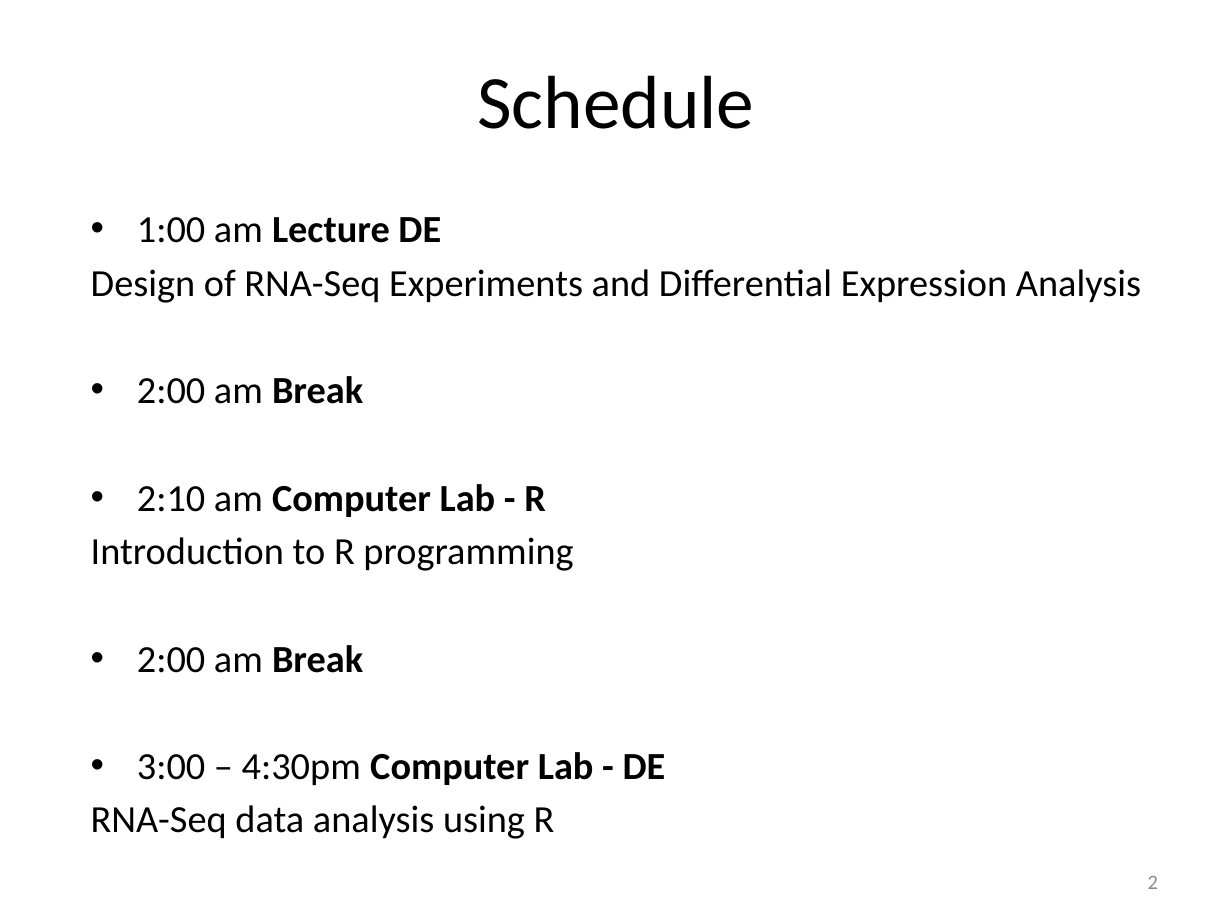
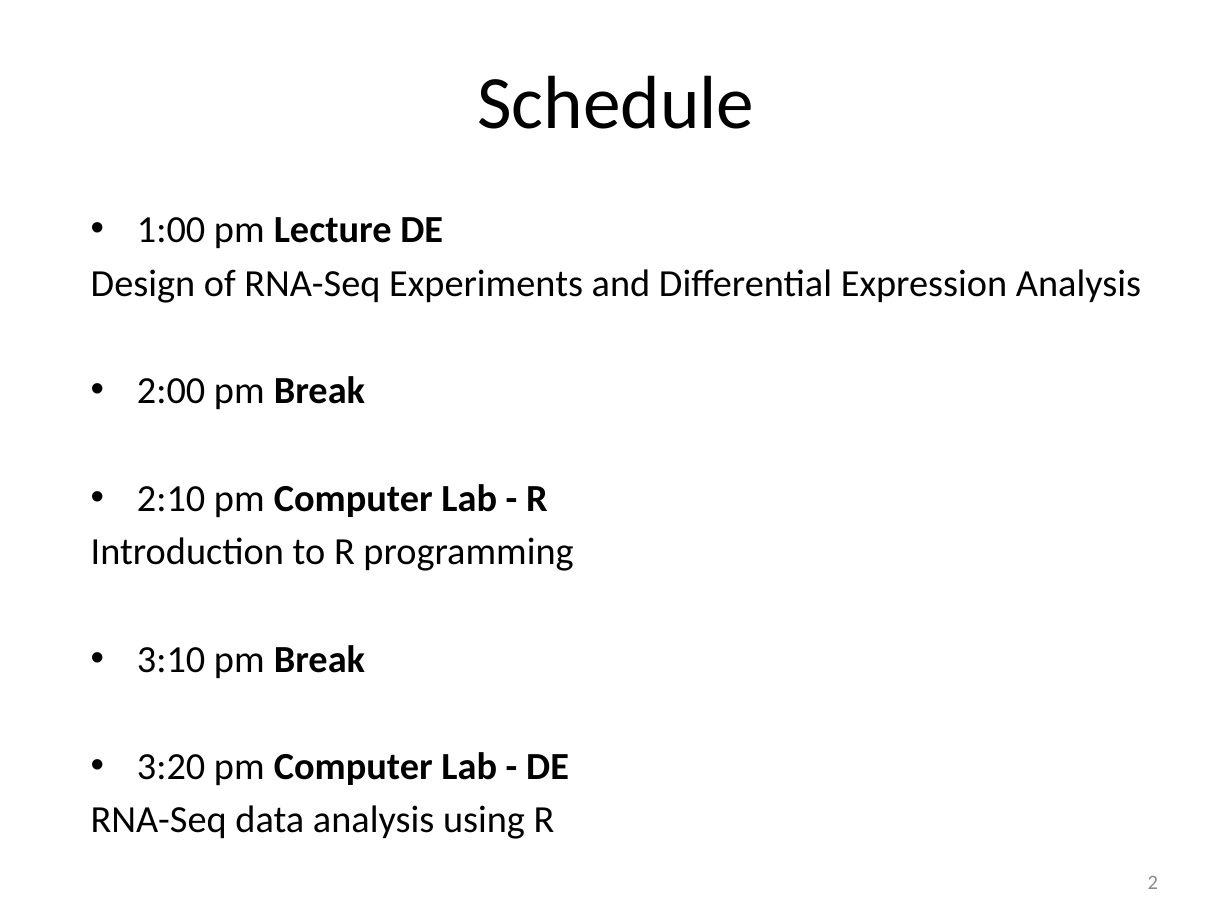
Before and after one commit to liu3zhenlab/teaching, a slide deck: slide 2 of RNA-Seq-Workshop/2024/lectures/DE-lecture_2024.pptx. Drawn at 1232x924 pixels with LibreOffice and Linux fonts; fonts in the diff are those of the drawing. Boxes give left, top, right and bottom in pixels: in the first picture for what was removed or moved away, otherwise in the second. Text is boxed around its words. In the diff, an @@ line names an element or a change of style, - is before the commit and + after.

```diff
--- a/RNA-Seq-Workshop/2024/lectures/DE-lecture_2024.pptx
+++ b/RNA-Seq-Workshop/2024/lectures/DE-lecture_2024.pptx
@@ text at (137, 217, 443, 249): text changed @@
-• 1:00 am Lecture DE
+• 1:00 pm Lecture DE
@@ text at (137, 376, 548, 518): text changed @@
-• 2:00 am Break
-• 2:10 am Computer Lab - R
+• 2:00 pm Break
+• 2:10 pm Computer Lab - R
@@ text at (137, 645, 569, 786): text changed @@
-• 2:00 am Break
-• 3:00 – 4:30pm Computer Lab - DE
+• 3:10 pm Break
+• 3:20 pm Computer Lab - DE
```
Also in this commit, not shown: 11 other slides changed, 10 other files.
